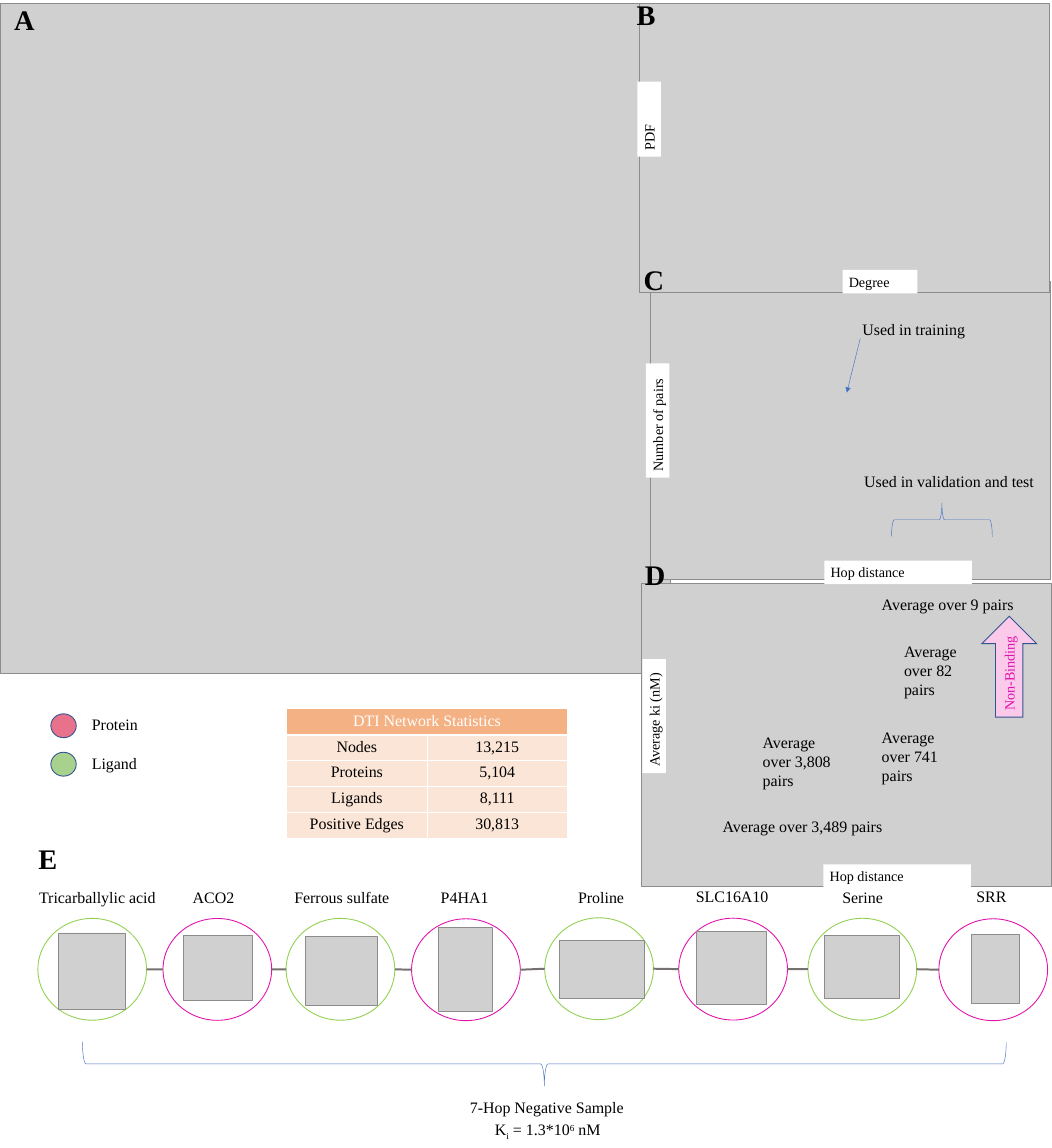
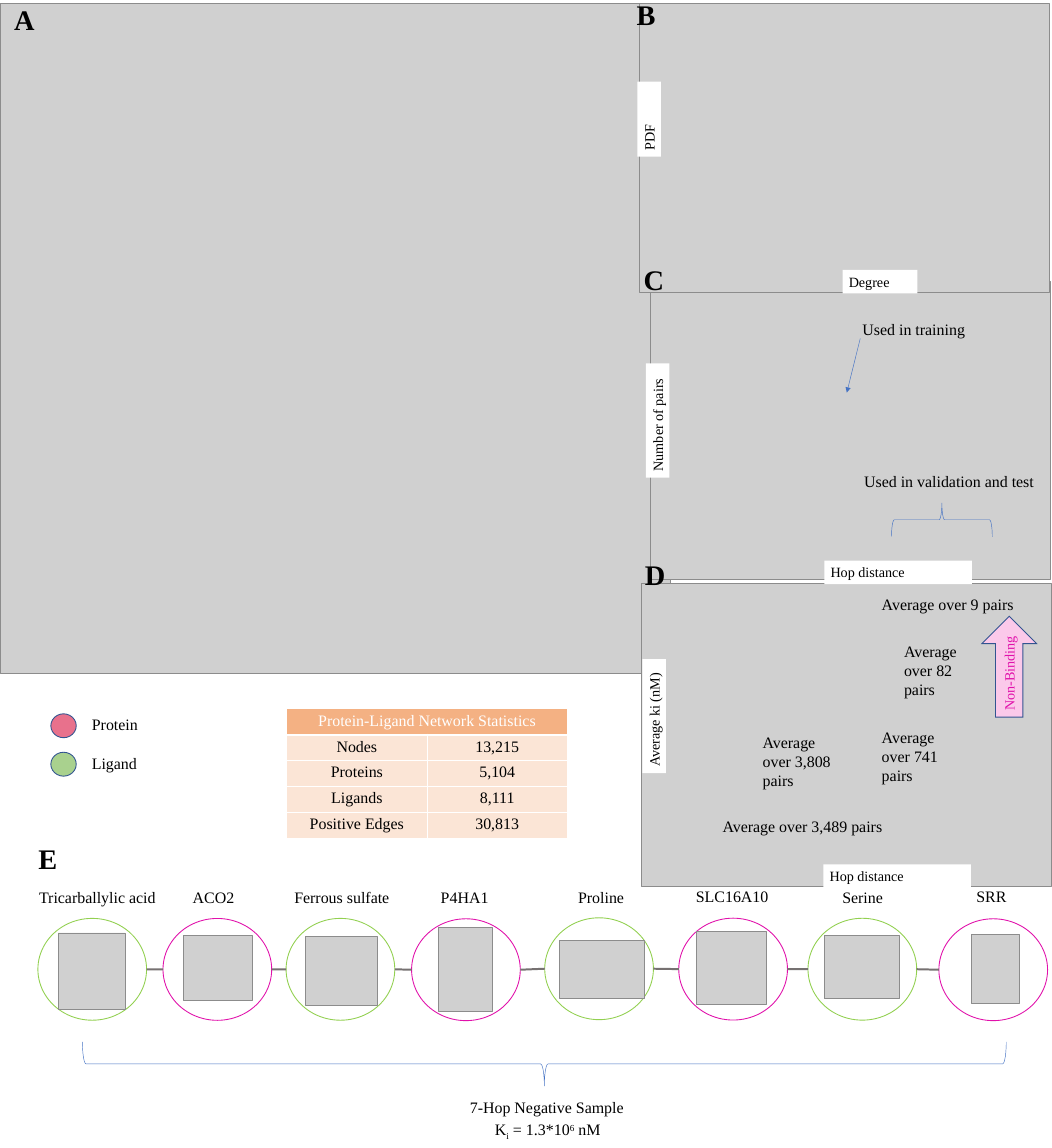
Before and after one commit to Barabasi-Lab/AI-Bind, a slide deck: slide 1 of Images/fig2.pptx. Drawn at 1052x1148 pixels with LibreOffice and Linux fonts; fonts in the diff are those of the drawing; grey boxes stand for pictures. Boxes give left, top, right and bottom in pixels: in the first picture for what was removed or moved away, otherwise in the second. Text is boxed around its words. In the diff, an @@ line names an element or a change of style, - is before the commit and + after.

```diff
--- a/Images/fig2.pptx
+++ b/Images/fig2.pptx
@@ table at bbox=[287, 708, 567, 838] @@
-row 1, column 1: DTI Network Statistics
+row 1, column 1: Protein-Ligand Network Statistics
```
Also in this commit, not shown: 3 other files.
